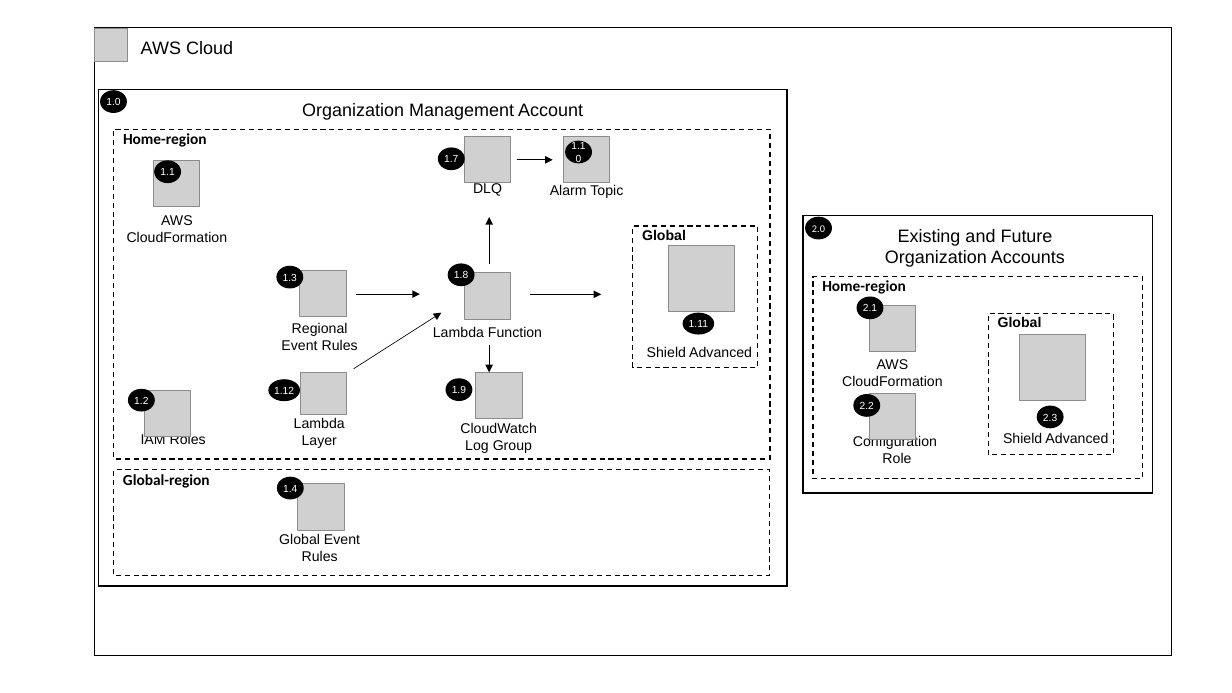
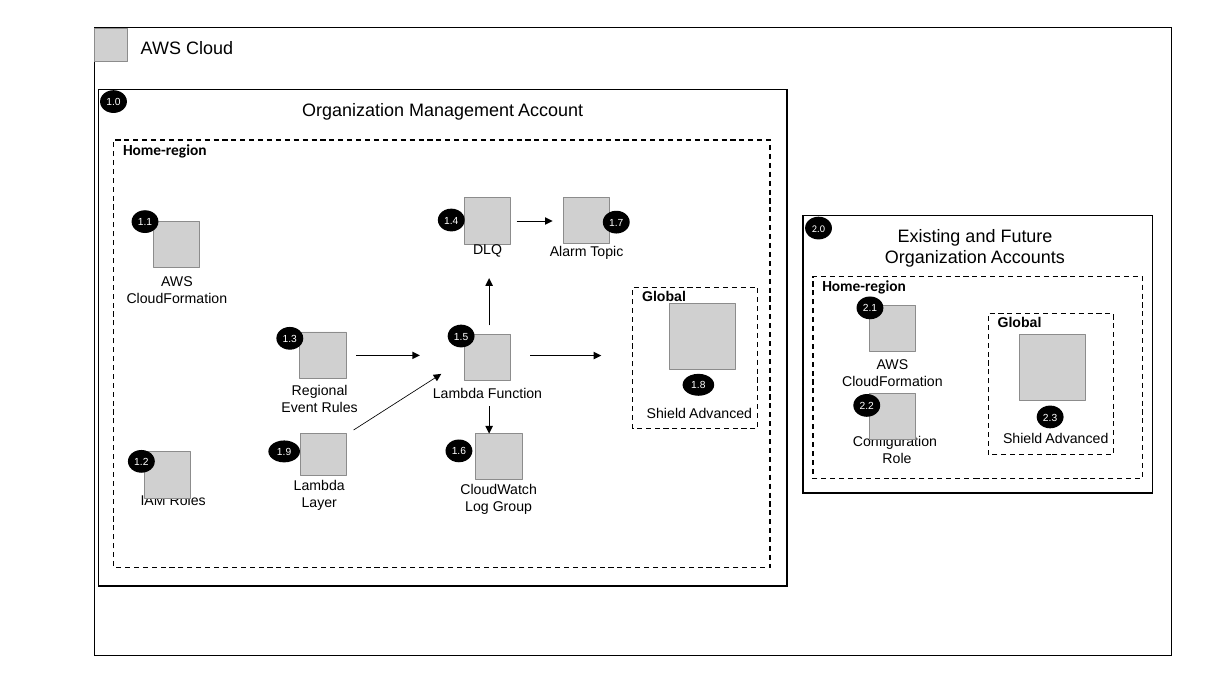
Before and after one commit to aws-samples/aws-security-reference-architecture-examples, a slide deck: slide 1 of aws_sra_examples/solutions/shield_advanced/shield_advanced/documentation/shield.pptx. Drawn at 1232x693 pixels with LibreOffice and Linux fonts; fonts in the diff are those of the drawing; grey boxes stand for pictures. Boxes give left, top, right and bottom in pixels: in the first picture for what was removed or moved away, otherwise in the second. Text is boxed around its words. In the diff, an @@ line names an element or a change of style, - is before the commit and + after.

```diff
--- a/aws_sra_examples/solutions/shield_advanced/shield_advanced/documentation/shield.pptx
+++ b/aws_sra_examples/solutions/shield_advanced/shield_advanced/documentation/shield.pptx
@@ rectangle "Home-region": place and size @@
-rectangle "Home-region" at <box>114,129,770,459</box>
+rectangle "Home-region" at <box>114,140,770,568</box>
@@ ellipse "1.1": place and size @@
-ellipse "1.1" at <box>155,161,181,182</box>
+ellipse "1.1" at <box>132,211,158,232</box>
@@ 9 pictures, 9 texts, 7 ellipses, 6 arrows, 1 rectangle: place and size @@
-9 pictures, 9 texts, 7 ellipses, 6 arrows, 1 rectangle at <box>127,136,758,453</box>
+9 pictures, 9 texts, 7 ellipses, 6 arrows, 1 rectangle at <box>127,198,758,514</box>
@@ text in ellipse at <box>444,217,458,224</box>: text changed @@
-1.7
+1.4
@@ ellipse "1.7": place and size @@
-ellipse "1.7" at <box>566,141,592,163</box>
+ellipse "1.7" at <box>604,212,629,233</box>
@@ text in ellipse at <box>609,219,623,226</box>: text changed @@
-1.10
+1.7
@@ text in ellipse at <box>454,333,468,340</box>: text changed @@
-1.8
+1.5
@@ text in ellipse at <box>691,381,705,388</box>: text changed @@
-1.11
+1.8
@@ text in ellipse at <box>277,448,291,455</box>: text changed @@
-1.12
+1.9
@@ text in ellipse at <box>452,447,466,454</box>: text changed @@
-1.9
+1.6
@@ rectangle removed at <box>114,470,770,576</box> @@
-Global-region
@@ ellipse removed at <box>277,478,303,499</box> @@
-1.4
@@ picture removed at <box>298,484,344,531</box> @@
@@ text removed at <box>279,533,360,561</box> @@
-Global Event Rules
```
Also in this commit, not shown: 1 other file.
